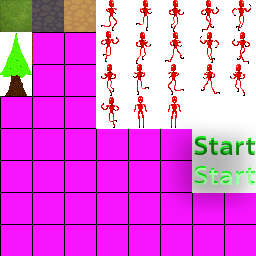
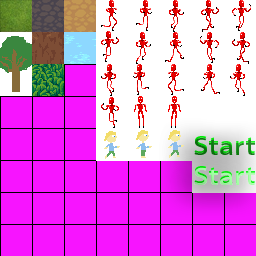
Layered file, before and after one edit (256x256). Changes by layer:
added layer "Layer 26" in group "Entitys" over [left=32, top=64, right=64, bottom=96]
added layer "Layer 25" in group "Entitys" over [left=64, top=33, right=96, bottom=64]
added layer "Layer 24" in group "Entitys" over [left=64, top=32, right=96, bottom=62]
added layer "Layer 23" in group "Entitys" over [left=32, top=32, right=64, bottom=64]
renamed "Layer 18" to "Layer 22", painted on it over [left=0, top=33, right=33, bottom=96]
added layer "Layer 21" in group "Group 1" over [left=104, top=130, right=184, bottom=159]
painted on "Layer 6" over [left=96, top=129, right=192, bottom=161]
